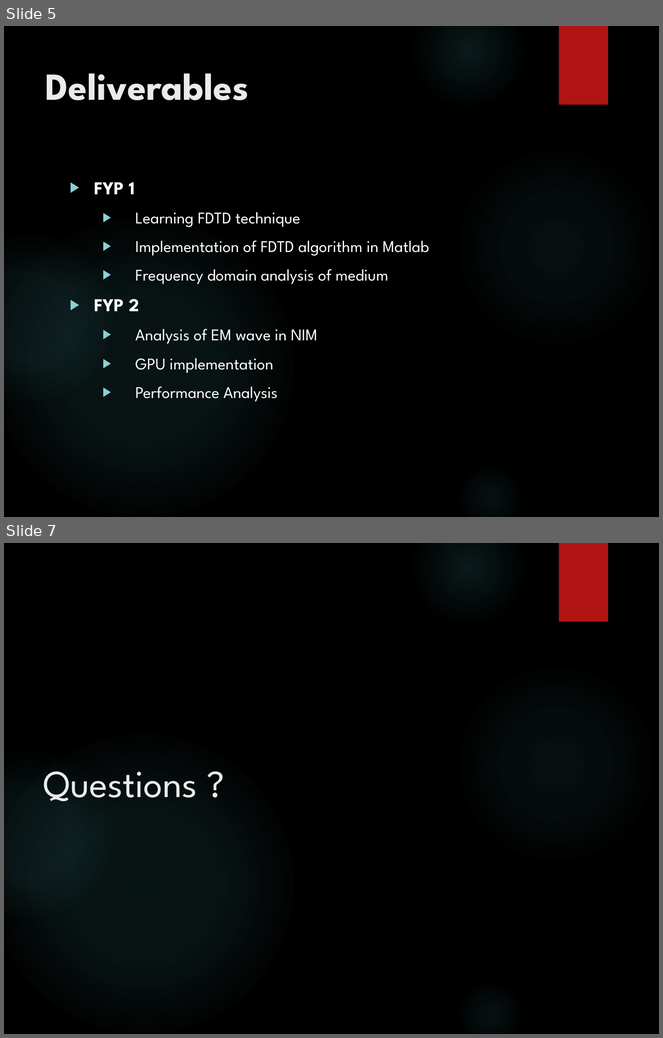
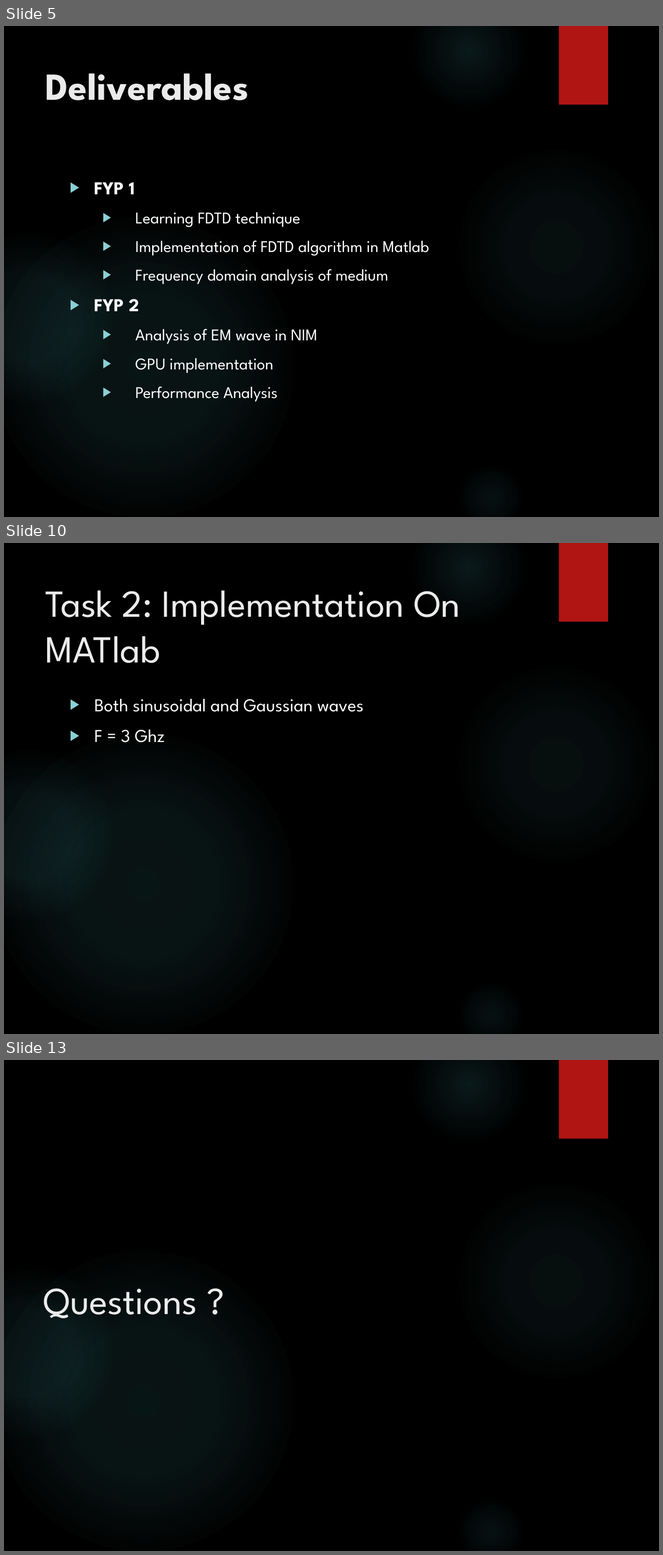
Before and after one commit to junaidnasir/gpu-em-nim, a slide deck: FYP_Defense_Presentation/FYP-1_presentation.pptx. Shown one above the other, each under a label of ours: slides 5 and 7 before the commit, slides 5, 10 and 13 after it; the slides between them are not shown. The pictures are 663x1038 and 663x1555 pixels, drawn with LibreOffice and Linux fonts; fonts in the diff are those of the drawing; background and template pictures are left out. Boxes give left, top, right and bottom in pixels: in the first picture for what was removed or moved away, otherwise in the second. Text is boxed around its words. In the diff, an @@ line names an element or a change of style, - is before the commit and + after.

```diff
--- a/FYP_Defense_Presentation/FYP-1_presentation.pptx
+++ b/FYP_Defense_Presentation/FYP-1_presentation.pptx
@@ slide 10 added at (4, 543, 659, 1034), background picture (left out); not listed: 6 template elements that a slide beside it also shows @@
@@ title added at (45, 590, 461, 663), 42 pt, text #EBEBEB @@
+Task 2: Implementation On MATlab
@@ text added at (94, 699, 364, 743), 20 pt, text #FFFFFF @@
+▶ Both sinusoidal and Gaussian waves
+▶ F = 3 Ghz
@@ what was slide 7 is now slide 13 @@
```
Also in this commit, not shown: 2 slides changed, 5 other slides added.
